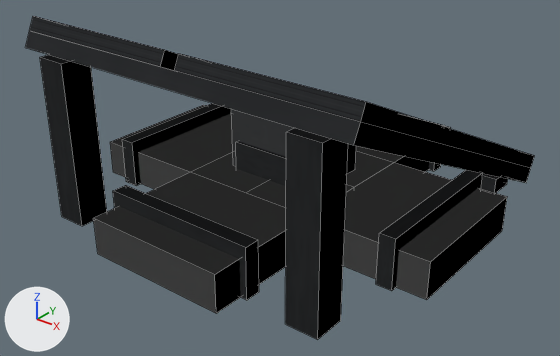
Before and after pictures for a commit that changed the OBJ model src/main/resources/assets/electricity/models/pv_tilt/pv_tilt.obj.
Both versions are drawn from a camera (50 mm lens) standing at (1.109, -1.444, 0.944) and looking at (0.017, -0.079, 0.098). The lights are fixed; the arrows at lower left show +X, +Y and +Z. The picture after the commit comes second. Mesh edges are drawn as thin lines. Where no turn or scale is listed for an object, it has been applied to the vertices.

In view in the first picture: 'frame', 'harness', 'harness.002', 'harness_east', 'harness_east.001', 'harness_north', 'harness_south', 'harness_south.001', 'harness_west', 'harness_west.001', 'legs', 'modules.002' and 1 more.
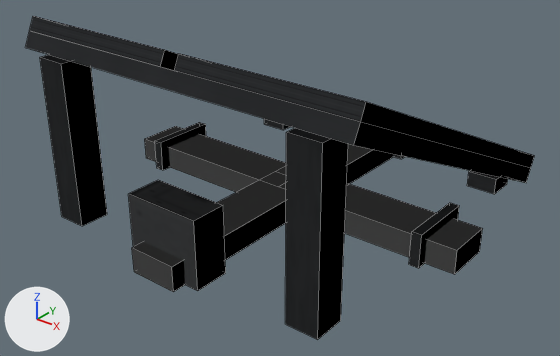
What changed in the scene script:
```text
Change me_harness_001:
    verts and faces of me_harness_001; kept vertices keep their numbers, new ones are numbered from 4
    remove me_harness_001.from_pydata(...)  # 4 vertices, 1 face; spans x -0.13..0.13, y -0.09..0.09, z 0.26
    remove me_harness_001.materials.append(mat_cabinet_top)  # picture img_pv_cabinet_top_png
    add me_harness_001.from_pydata(...)  # 8 vertices, 5 faces; spans x -0.1..0.1, y -0.465..-0.375, z 0.0..0.17
    me_harness_001 part 1
    add verts[4] = (-0.1, -0.465, 0.0)
    add verts[5] = (-0.1, -0.375, 0.0)
    add verts[6] = (-0.1, -0.375, 0.17)  # pixel (158, 179)
    add verts[7] = (-0.1, -0.465, 0.17)  # pixel (128, 193)
    add for new, old in zip([*range(8, 12)], [*range(4, 8)]): verts[new] = verts[old] + (0.2, 0.0, 0.0)
    add faces += [(4, 8, 9, 5), (5, 9, 10, 6), (4, 7, 11, 8), (4, 5, 6, 7), (8, 11, 10, 9)]
    other edits to the shape of me_harness_001 do not show in these pictures
    add me_harness_001.materials.append(mat_cabinet)  # picture img_pv_cabinet_png
Change me_harness_002:
    verts and faces of me_harness_002; kept vertices keep their numbers, new ones are numbered from 16
    remove me_harness_002.from_pydata(...)  # 16 vertices, 12 faces; spans x -0.11..0.11, y -0.1..0.1, z 0.088..0.168
    remove me_harness_002.materials.append(mat_steel)  # picture img_pv_steel_png
    add me_harness_002.from_pydata(...)  # 4 vertices, 1 face; spans x -0.1..0.1, y -0.465..-0.375, z 0.17
    me_harness_002 part 2: the whole mesh is rebuilt
    me_harness_002 part 3
    add verts[16] = (-0.1, -0.375, 0.17)  # pixel (158, 179)
    add verts[17] = (0.1, -0.375, 0.17)  # pixel (223, 205)
    add verts[18] = (0.1, -0.465, 0.17)  # pixel (193, 221)
    add verts[19] = (-0.1, -0.465, 0.17)  # pixel (128, 193)
    add faces += [(16, 17, 18, 19)]
    add me_harness_002.materials.append(mat_cabinet_top)  # picture img_pv_cabinet_top_png
Change me_harness_east:
    remove me_harness_east.from_pydata(...)  # 8 vertices, 6 faces; spans x 0.0..0.5, y -0.188..0.188, z 0.0..0.094
    add me_harness_east.from_pydata(...)  # 8 vertices, 6 faces; spans x 0.0..0.5, y -0.062..0.063, z 0.0..0.063
    me_harness_east part 4: the whole mesh is scaled about the mesh origin by (1, 0.333, 0.665)
Change me_harness_east_001:
    remove me_harness_east_001.from_pydata(...)  # 8 vertices, 6 faces; spans x 0.385..0.425, y -0.205..0.205, z 0.0..0.128
    add me_harness_east_001.from_pydata(...)  # 8 vertices, 6 faces; spans x 0.4..0.425, y -0.09..0.09, z 0.0..0.085
    me_harness_east_001 part 5: the whole mesh is scaled about its middle by (0.625, 0.439, 0.664), then moved by (0.008, 0.0, -0.022)
Change me_harness_north:
    remove me_harness_north.from_pydata(...)  # 8 vertices, 6 faces; spans x -0.188..0.188, y 0.0..0.5, z 0.0..0.094
    add me_harness_north.from_pydata(...)  # 8 vertices, 6 faces; spans x -0.062..0.062, y 0.0..0.5, z 0.0..0.062
    me_harness_north part 6: the whole mesh is scaled about the mesh origin by (0.333, 1, 0.665)
Change me_harness_south:
    remove me_harness_south.from_pydata(...)  # 8 vertices, 6 faces; spans x -0.188..0.188, y -0.5..0.0, z 0.0..0.094
    add me_harness_south.from_pydata(...)  # 8 vertices, 6 faces; spans x -0.062..0.062, y -0.5..0.0, z 0.0..0.063
    me_harness_south part 7: the whole mesh is scaled about the mesh origin by (0.333, 1, 0.665)
Change me_harness_south_001:
    remove me_harness_south_001.from_pydata(...)  # 8 vertices, 6 faces; spans x -0.205..0.205, y -0.425..-0.385, z 0.0..0.128
    add me_harness_south_001.from_pydata(...)  # 8 vertices, 6 faces; spans x -0.09..0.09, y -0.425..-0.4, z 0.0..0.085
    me_harness_south_001 part 8: the whole mesh is scaled about its middle by (0.439, 0.625, 0.664), then moved by (0.0, -0.008, -0.022)
Change me_harness_west:
    remove me_harness_west.from_pydata(...)  # 8 vertices, 6 faces; spans x -0.5..0.0, y -0.188..0.188, z 0.0..0.094
    add me_harness_west.from_pydata(...)  # 8 vertices, 6 faces; spans x -0.5..0.0, y -0.062..0.063, z 0.0..0.063
    me_harness_west part 9: the whole mesh is scaled about the mesh origin by (1, 0.333, 0.665)
Change me_harness_west_001:
    remove me_harness_west_001.from_pydata(...)  # 8 vertices, 6 faces; spans x -0.425..-0.385, y -0.205..0.205, z 0.0..0.128
    add me_harness_west_001.from_pydata(...)  # 8 vertices, 6 faces; spans x -0.425..-0.4, y -0.09..0.09, z 0.0..0.085
    me_harness_west_001 part 10: the whole mesh is scaled about its middle by (0.625, 0.439, 0.664), then moved by (-0.008, 0.0, -0.022)
```

What differs and where, as boxes (x1, y1, x2, y2) in the pictures (560 x 356 px):
'harness_south', rescaled: before (93, 154, 354, 314); after (132, 172, 286, 292)
'harness_east', rescaled: before (247, 151, 507, 300); after (282, 183, 483, 274)
'harness_west', rescaled: before (110, 105, 269, 193); after (145, 126, 286, 192)
'harness.001', reshaped (not visible before): after (128, 194, 226, 291)
'harness_east.001', moved, rescaled (53% narrower, 46% shorter): before (376, 170, 483, 291); after (409, 203, 459, 268)
'harness_south.001', moved, rescaled (not visible afterwards): before (113, 185, 259, 300)
'harness.002', reshaped: before (236, 141, 286, 186); after (129, 180, 223, 221)
'harness_west.001', moved, rescaled (53% narrower, 42% shorter): before (122, 103, 231, 186); after (155, 122, 206, 170)
'harness_north', rescaled: before (347, 126, 451, 187); after (276, 144, 393, 184)
part 2 of me_harness_002, deleted: before (236, 141, 286, 186)
part 3 of me_harness_002, added: after (129, 180, 223, 221)
